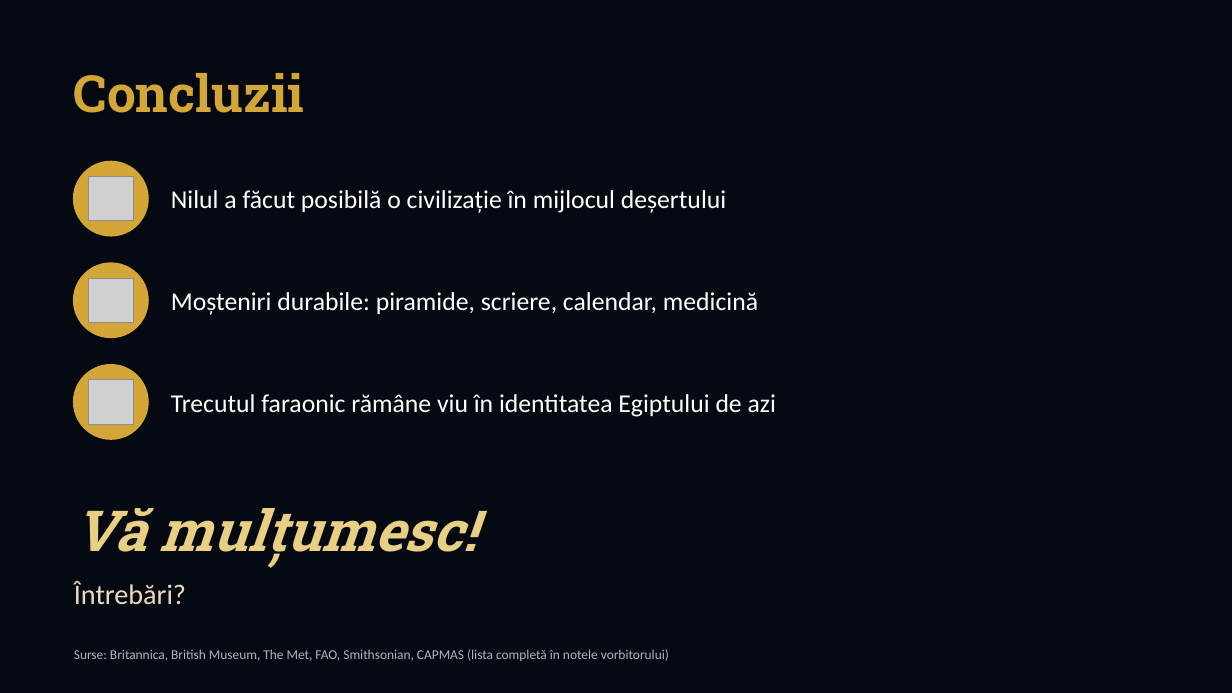
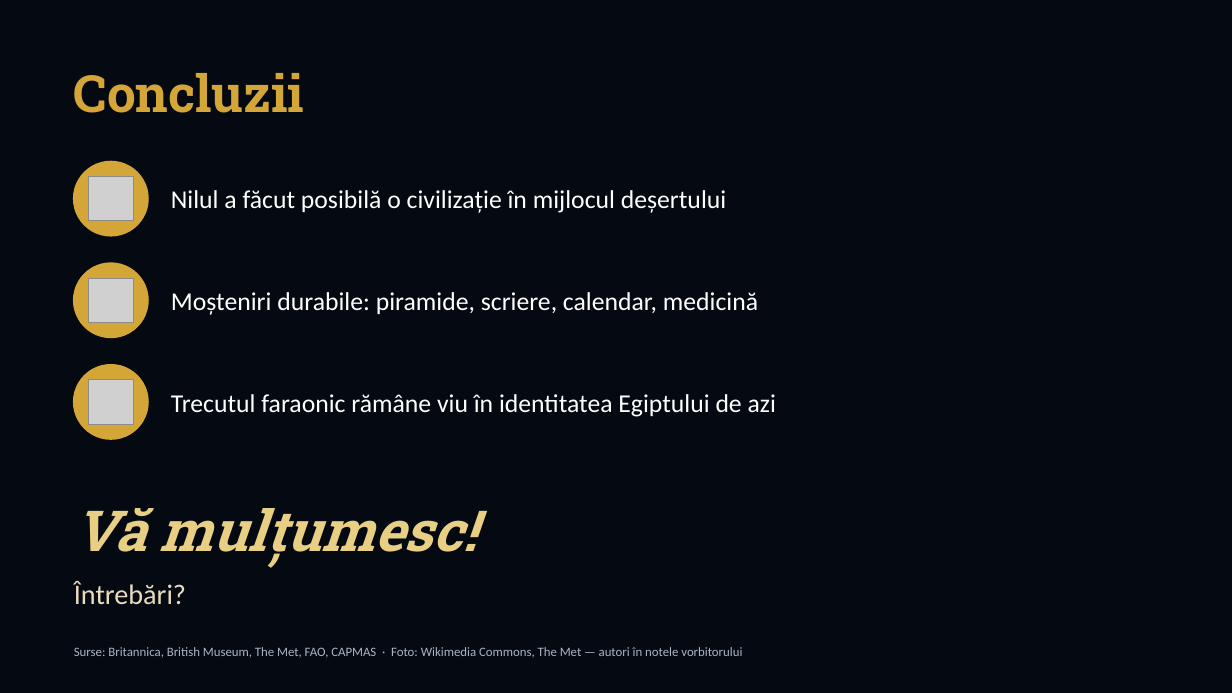
Before and after one commit to CristianPuscas/IDS, a slide deck: slide 10 of Prezentare/Egiptul_Darul_Nilului.pptx. Drawn at 1232x693 pixels with LibreOffice and Linux fonts; fonts in the diff are those of the drawing; grey boxes stand for pictures; background and template pictures are left out. Boxes give left, top, right and bottom in pixels: in the first picture for what was removed or moved away, otherwise in the second. Text is boxed around its words. In the diff, an @@ line names an element or a change of style, - is before the commit and + after.

```diff
--- a/Prezentare/Egiptul_Darul_Nilului.pptx
+++ b/Prezentare/Egiptul_Darul_Nilului.pptx
@@ text at box(74, 647, 742, 658): text changed; size 10.5 to 10 pt @@
-Surse: Britannica, British Museum, The Met, FAO, Smithsonian, CAPMAS (lista completă în notele vorbitorului)
+Surse: Britannica, British Museum, The Met, FAO, CAPMAS · Foto: Wikimedia Commons, The Met — autori în notele vorbitorului
```
